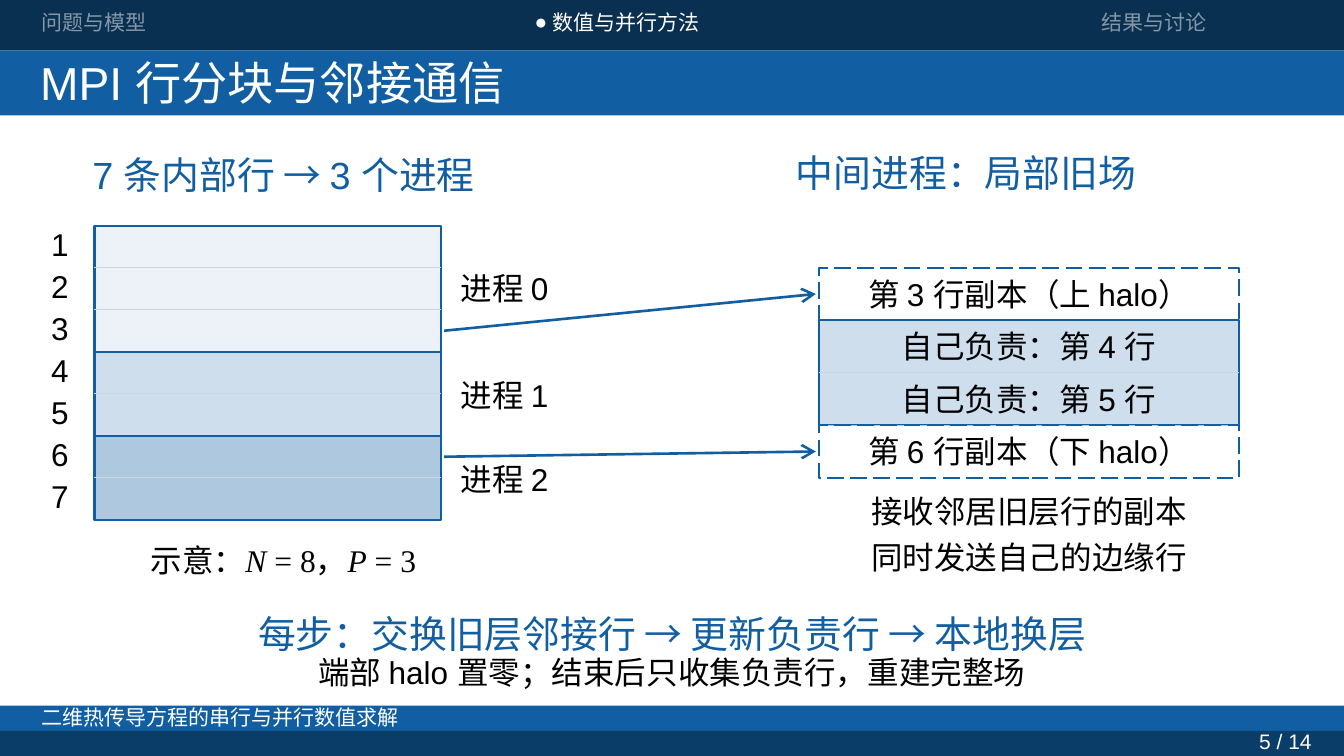
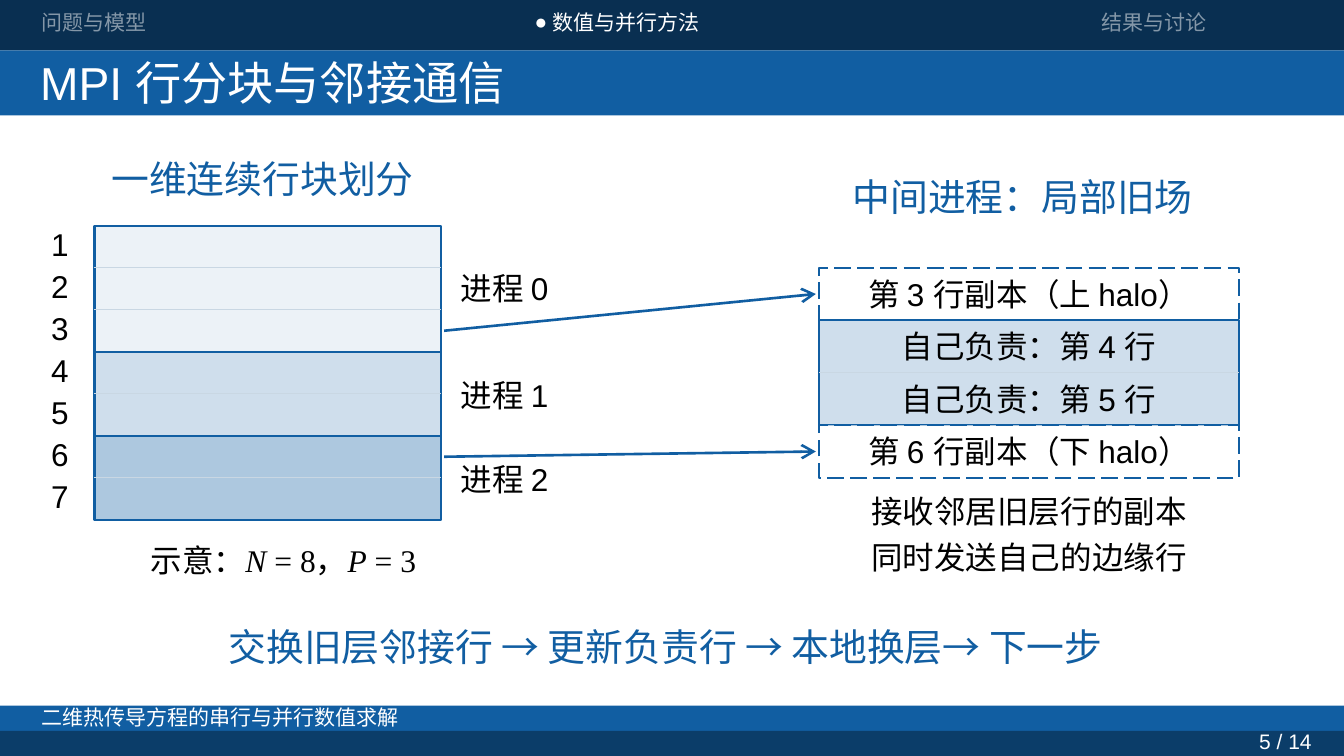
Before and after one commit to JunQianNuo/parallel-heat-solver, a slide deck: slide 5 of report/presentation/current/presentation-v5-wps.pptx. Drawn at 1344x756 pixels with LibreOffice and Linux fonts; fonts in the diff are those of the drawing. Boxes give left, top, right and bottom in pixels: in the first picture for what was removed or moved away, otherwise in the second. Text is boxed around its words. In the diff, an @@ line names an element or a change of style, - is before the commit and + after.

```diff
--- a/report/presentation/current/presentation-v5-wps.pptx
+++ b/report/presentation/current/presentation-v5-wps.pptx
@@ text removed at [92,157,474,192] @@
-7 条内部行 → 3 个进程
@@ text added at [111,161,413,196], 27 pt, text #115EA2 @@
+一维连续行块划分
@@ text "中间进程：局部旧场": place and size @@
-text "中间进程：局部旧场" at [796,155,1136,190]
+text "中间进程：局部旧场" at [853,179,1193,214]
@@ text at [228,629,1102,664]: text changed @@
-每步：交换旧层邻接行 → 更新负责行 → 本地换层
+交换旧层邻接行 → 更新负责行 → 本地换层→ 下一步
@@ text removed at [318,657,1025,689] @@
-端部 halo 置零；结束后只收集负责行，重建完整场
```
Also in this commit, not shown: 8 other slides changed, 1 slide added, 23 other files.
